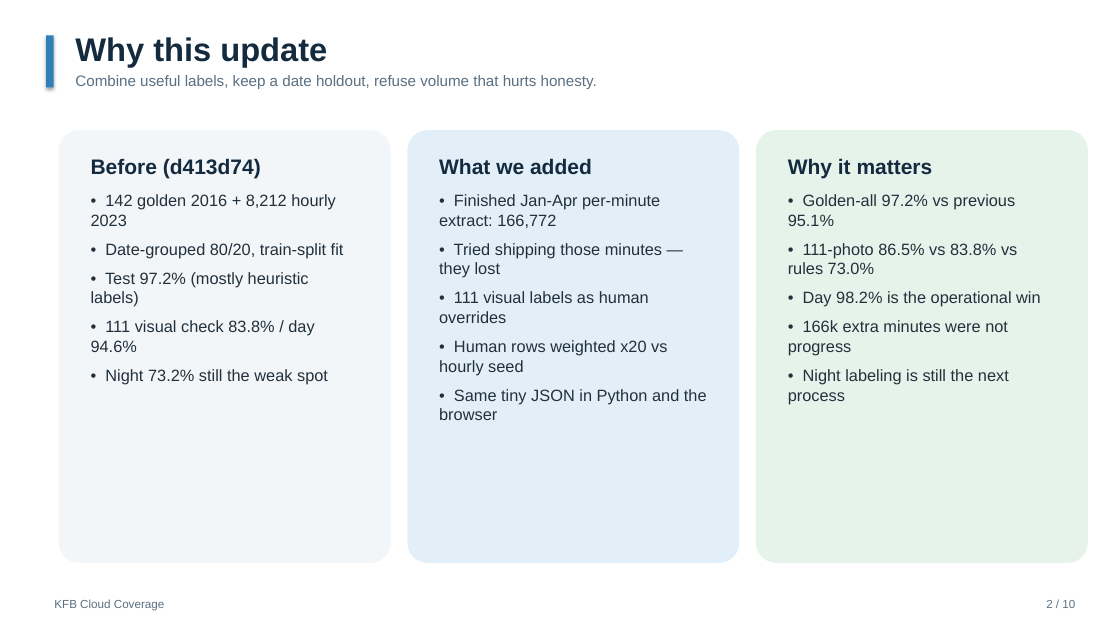
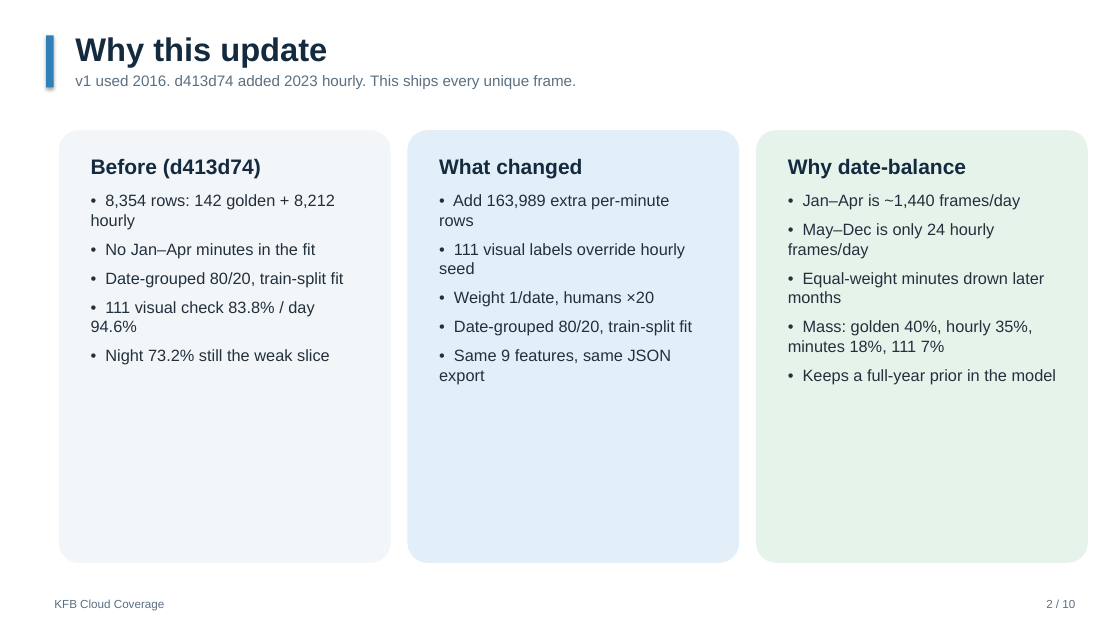
Before and after one commit to matthew169169/kfb-cloud-coverage, a slide deck: slide 2 of KFB_Process_Update.pptx. Drawn at 1120x630 pixels with LibreOffice and Linux fonts; fonts in the diff are those of the drawing. Boxes give left, top, right and bottom in pixels: in the first picture for what was removed or moved away, otherwise in the second. Text is boxed around its words. In the diff, an @@ line names an element or a change of style, - is before the commit and + after.

Commit message:
Present combined-data retrain: date-balanced holdout and process deck
Ship the 10-slide update PPT and docs against the 172,343-row combined
logreg (golden + hourly + Jan–Apr minutes + 111 visual overrides).

```diff
--- a/KFB_Process_Update.pptx
+++ b/KFB_Process_Update.pptx
@@ text at [75, 75, 576, 89]: text changed @@
-Combine useful labels, keep a date holdout, refuse volume that hurts honesty.
+v1 used 2016. d413d74 added 2023 hourly. This ships every unique frame.
@@ text at [439, 158, 692, 385]: text changed @@
-What we added
-• Finished Jan-Apr per-minute extract: 166,772
-• Tried shipping those minutes — they lost
-• 111 visual labels as human overrides
-• Human rows weighted x20 vs hourly seed
-• Same tiny JSON in Python and the browser
+What changed
+• Add 163,989 extra per-minute rows
+• 111 visual labels override hourly seed
+• Weight 1/date, humans ×20
+• Date-grouped 80/20, train-split fit
+• Same 9 features, same JSON export
@@ text at [788, 158, 1057, 385]: text changed @@
-Why it matters
-• Golden-all 97.2% vs previous 95.1%
-• 111-photo 86.5% vs 83.8% vs rules 73.0%
-• Day 98.2% is the operational win
-• 166k extra minutes were not progress
-• Night labeling is still the next process
+Why date-balance
+• Jan–Apr is ~1,440 frames/day
+• May–Dec is only 24 hourly frames/day
+• Equal-weight minutes drown later months
+• Mass: golden 40%, hourly 35%, minutes 18%, 111 7%
+• Keeps a full-year prior in the model
@@ text at [91, 194, 335, 259]: text changed @@
-• 142 golden 2016 + 8,212 hourly 2023
+• 8,354 rows: 142 golden + 8,212 hourly
+• No Jan–Apr minutes in the fit
@@ text at [91, 272, 309, 307]: paragraph removed @@
-• Test 97.2% (mostly heuristic labels)
@@ text at [105, 349, 330, 365]: text changed @@
-• Night 73.2% still the weak spot
+• Night 73.2% still the weak slice
```
Also in this commit, not shown: 8 other slides changed, 1 slide added, 1 slide removed, 6 other files.
